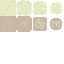
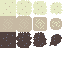
Layered file, before and after one edit (64x64). Changes by layer:
showed group "Row3" (4 layers) over [0, 32, 62, 48]
moved "1" (3rd of 3, in "Row3") above "Layer 2", painted on it over [0, 32, 16, 48]
moved "Layer 2" above "Layer 2 copy", painted on it over [16, 32, 32, 48]
moved "Layer 2 copy" above "Layer 2 copy 2", painted on it over [33, 32, 47, 47]
painted on "Layer 2 copy 2" over [49, 34, 62, 46]
